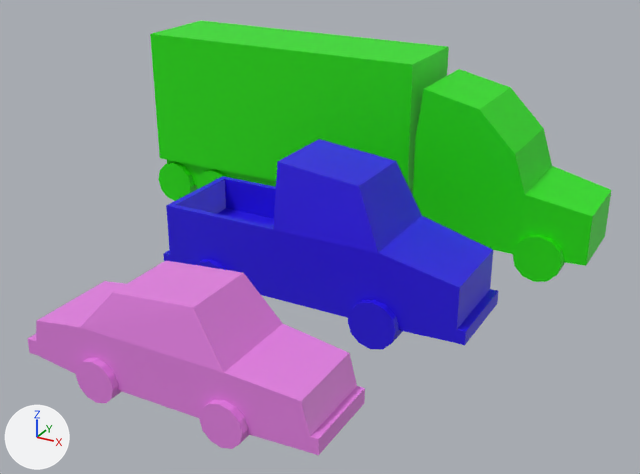
Two versions of the Blender file vehicles.blend, one commit apart.
The view is the same before and after, from a 50 mm lens placed at (5.64, -10.11, 5.61), pointed at (0.01, 0.14, 0.48). The lights are fixed; the arrows at lower left show +X, +Y and +Z.

In view in the first picture: 'Truck_L', 'Truck_M', 'Truck_S'.
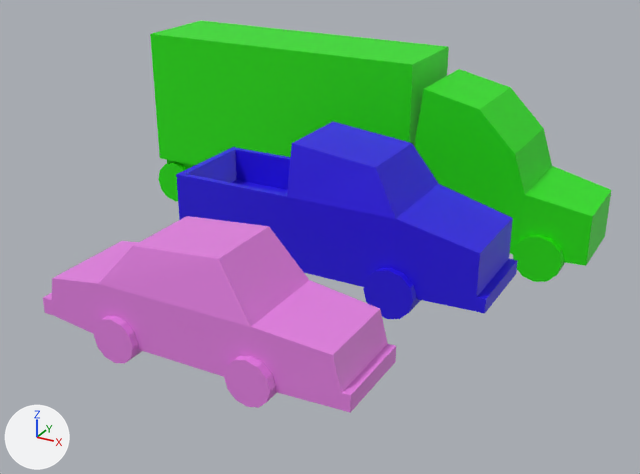
The newer file is also turned or shifted as a whole; pictures and numbers use the older file's frame.

The change, as a diff of the scene's bpy script:
```diff
--- a/vehicles.blend.py
+++ b/vehicles.blend.py
@@ me_plane_001 @@
 me_plane_001.from_pydata(...)  # 128 vertices, 84 faces; spans x -1.99..2.01, y -0.69..0.69, z -0.36..1.15
 # used by ob_truck_s; location = (0.0, -3.0, 0.0)
+# me_plane_001 part 1: the whole mesh is moved by (0.36, 0.0, 0.65)
 me_plane_001.materials.append(mat_truck_s)
@@ me_cylinder_005 @@
 # used by ob_truck_m; location = (0.0, 0.0, 0.0); scale = (1.0, 1.0, 0.8)
-me_cylinder_005.from_pydata(...)  # 136 vertices, 92 faces; spans x -2.18..2.53, y -0.81..0.81, z -0.65..2.24
+me_cylinder_005.from_pydata(...)  # 136 vertices, 92 faces; spans x -1.96..2.76, y -0.81..0.81, z 0.0..2.6
+# me_cylinder_005 part 2: the loose piece of 24 vertices spanning x 0.94..1.64, y -0.81..-0.41, z -0.65..0.23 is moved by (0.22, 0.0, 0.65)
+# me_cylinder_005 part 3: the loose piece of 24 vertices spanning x -1.64..-0.94, y -0.81..-0.41, z -0.65..0.23 is moved by (0.22, 0.0, 0.65)
+# me_cylinder_005 part 4: all 4 vertices in x -0.25..0.96, y -0.57..0.57, z 2.07..2.24 are moved by (0.22, 0.0, 0.36)
+# me_cylinder_005 part 5: 14 of the vertices in x -2.18..-1.96, y -0.72..0.71, z -0.24..1.08 are moved by (0.22, 0.0, 0.65)
+# me_cylinder_005 part 6: 14 of the vertices in x 1.32..2.53, y -0.72..0.71, z -0.24..1.08 are moved by (0.22, 0.0, 0.65)
+# me_cylinder_005 part 7: 8 of the vertices in x -0.35..-0.25, y -0.72..0.71, z -0.24..1.08 are moved by (0.22, 0.0, 0.65)
 me_cylinder_005.materials.append(mat_truck_m)
```

Location of each change, (x1, y1, x2, y2) in pixels of the pictures (640 x 474 px; the box of a moved part takes in the faces that stretch with it):
'Truck_S', mesh moved: before (28, 261, 365, 455); after (43, 216, 396, 413)
'Truck_M', reshaped (6% shorter): before (163, 139, 498, 349); after (176, 122, 518, 319)
part 2 of me_cylinder_005, moved or reshaped: before (348, 300, 403, 349); after (363, 268, 421, 319)
part 3 of me_cylinder_005, moved or reshaped (not visible afterwards): before (196, 259, 226, 270)
part 4 of me_cylinder_005, moved or reshaped: before (273, 139, 422, 253); after (287, 122, 439, 219)
part 5 of me_cylinder_005, moved or reshaped: before (163, 176, 226, 261); after (178, 147, 236, 183)
part 6 of me_cylinder_005, moved or reshaped: before (377, 216, 498, 345); after (394, 184, 518, 314)
part 7 of me_cylinder_005, moved or reshaped: before (166, 176, 378, 318); after (176, 147, 396, 287)
